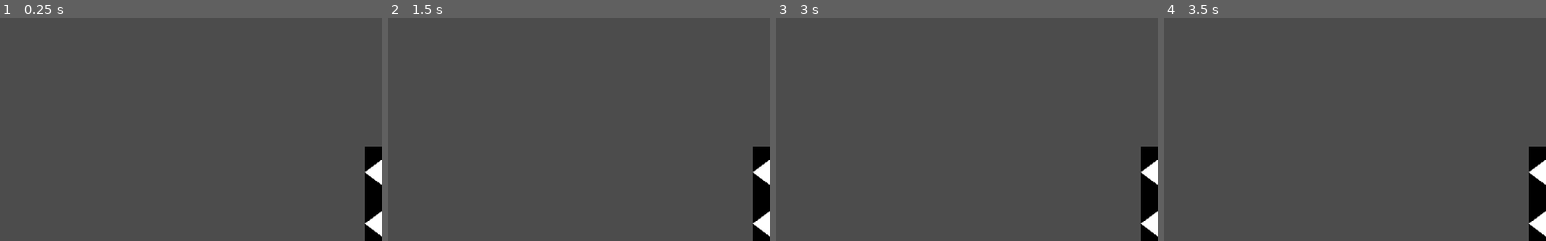
Above: before the commit, frames 1-4 (left to right).
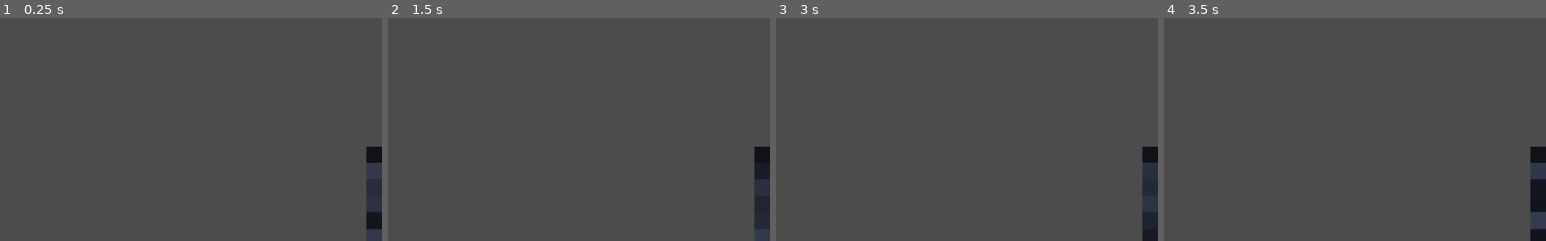
Above: after the commit, the same moments.

Repository: rafaelcarvsantos/shaders
Game: Godot game, scene res://Sprite.tscn
Same seed, same stepped clock (60 frames per second), same inputs: the game is played once before the commit and once after it. The engine's default icon, where the game draws it, is replaced by a stand-in: a white triangle on a blue panel in a dark square.
Inputs:
- Up to frame 1 (0.25 s): no input
- Up to frame 2 (1.5 s): no input
- Up to frame 3 (3 s): no input
- Up to frame 4 (3.5 s): no input
The pictures show only the part of the screen within x 50-100%, y 50-100%; the shares and areas given below are measured in that part.

The runs differ from the first frame. In frame 1, 1.6% of the frame differs, in the area x 95-100%, y 57-100%; in frame 2, 1.6%; in frame 3, 1.6%; in frame 4, 1.6%.

Commit message:
Added Randomness

Diff:
--- a/Sprite.tscn
+++ b/Sprite.tscn
@@ -4,7 +4,7 @@
 [ext_resource path="res://Leg.gd" type="Script" id=2]
 [ext_resource path="res://Leg2.gd" type="Script" id=3]
 [ext_resource path="res://Torso.gd" type="Script" id=4]
-[ext_resource path="res://pattern.shader" type="Shader" id=5]
+[ext_resource path="res://random.shader" type="Shader" id=5]
 [ext_resource path="res://icon.png" type="Texture" id=6]
 
 [sub_resource type="ShaderMaterial" id=1]
@@ -57,6 +57,6 @@
 
 [node name="Sprite" type="Sprite" parent="Node2D"]
 material = SubResource( 1 )
-position = Vector2( 1552.04, 835.443 )
+position = Vector2( 1554.31, 835.443 )
 scale = Vector2( 23.1176, 17.2727 )
 texture = ExtResource( 6 )
--- a/pattern.shader
+++ b/pattern.shader
@@ -21,7 +21,7 @@
 	vec3 cor = vec3(0.0);
 	vec2 st = UV *32.0;
 
-//st.x += step(1.0, mod(st.y,2.0)) * 0.5;
+	st.x += step(1.0, mod(st.y,2.0)) * .5;
 	//st =rotate2D(st, 0.5*3.14*step(1.0,mod(st.y,2.0)));
 
 	if (step(1.0,mod(st.y,2.0)) == 1.0){
--- /dev/null
+++ b/random.shader
@@ -0,0 +1,31 @@
+shader_type canvas_item;
+
+uniform sampler2D mask_texture;
+
+vec2 rotate2D (vec2 st, float angle) {
+    st -= 0.5;
+    st =  mat2(vec2(cos(angle),-sin(angle)),
+                vec2(sin(angle),cos(angle))) * st;
+    st += 0.5;
+    return st;
+}
+
+float sawtooth(float valor){
+	return  mod(valor,1.0);
+}
+
+float random (vec2 st) {
+    return fract(sin(dot(st,
+                         vec2(12.9898,78.233)))*
+        43758.5453123);
+}
+
+
+void fragment() {
+	vec2 st = UV*100.0;
+	vec4 colour = texture(TEXTURE, UV);
+	colour = vec4(vec3(colour.x,colour.y,colour.z) * mix(0.3,1.0,random(floor(st/2.0)*TIME)),1);
+
+	COLOR = colour;
+
+}
